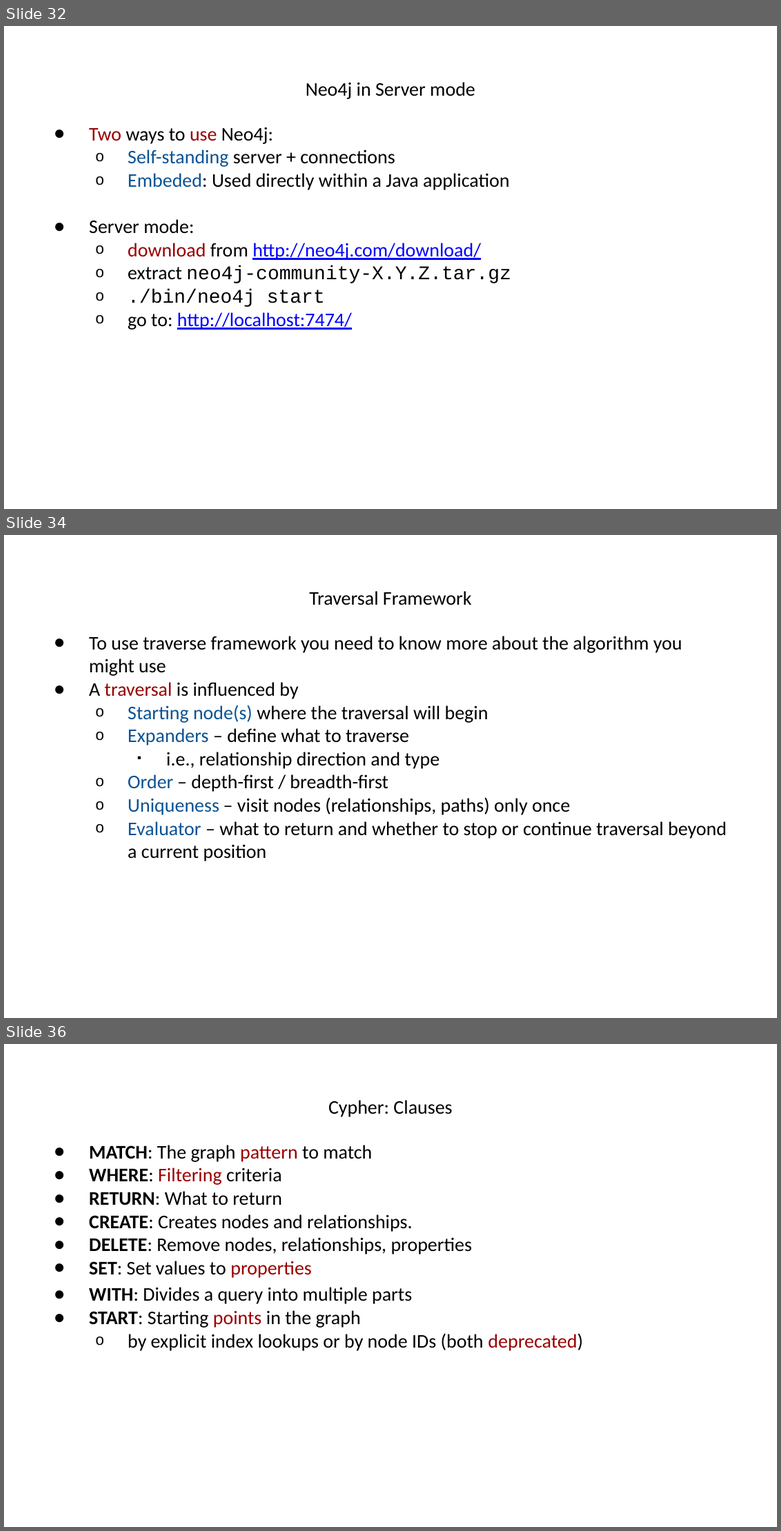
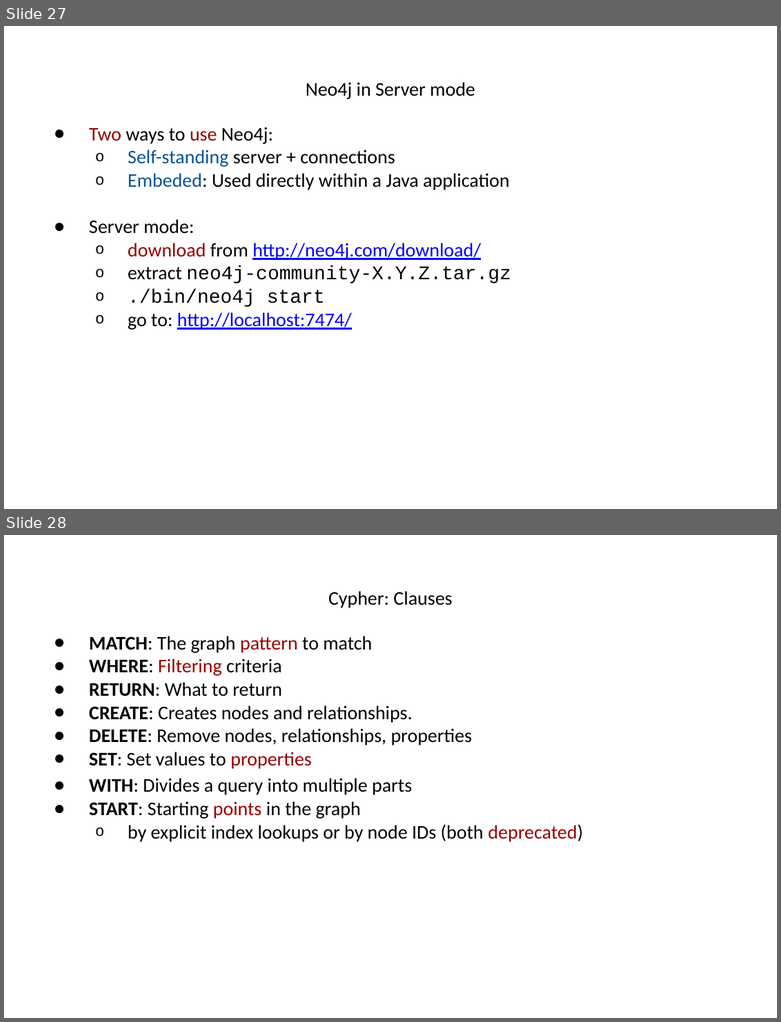
Before and after one commit to hogeschool/INFDEV026B, a slide deck: Lecture 5.pptx. Shown one above the other, each under a label of ours: slides 32, 34 and 36 before the commit, slides 27 and 28 after it; the slides between them are not shown. The pictures are 781x1531 and 781x1022 pixels, drawn with LibreOffice and Linux fonts; fonts in the diff are those of the drawing. Boxes give left, top, right and bottom in pixels: in the first picture for what was removed or moved away, otherwise in the second. Text is boxed around its words. In the diff, an @@ line names an element or a change of style, - is before the commit and + after.

```diff
--- a/Lecture 5.pptx
+++ b/Lecture 5.pptx
@@ slide 34 removed at <box>4,535,777,1018</box>, background #FFFFFF @@
@@ title removed at <box>309,591,472,605</box> @@
-Traversal Framework
@@ text removed at <box>89,636,726,861</box> @@
-● To use traverse framework you need to know more about the algorithm you might use
-● A traversal is influenced by
-  o Starting node(s) where the traversal will begin
-  o Expanders – define what to traverse
-    ▪ i.e., relationship direction and type
-  o Order – depth-first / breadth-first
-  o Uniqueness – visit nodes (relationships, paths) only once
-  o Evaluator – what to return and whether to stop or continue traversal beyond a current position
@@ what was slide 32 is now slide 27 @@
@@ what was slide 36 is now slide 28 @@
```
Also in this commit, not shown: 2 slides changed, 2 slides added, 11 other slides removed.
